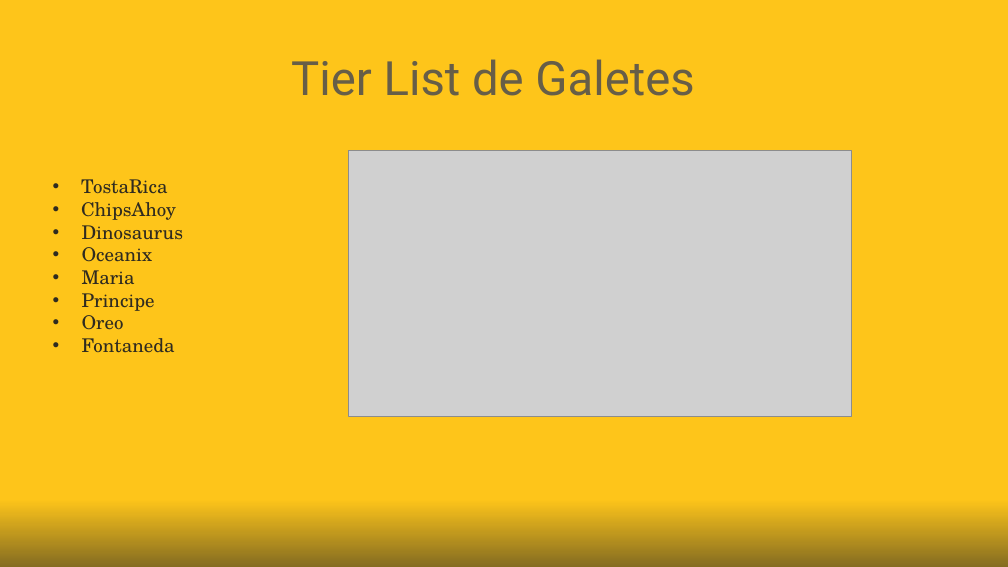
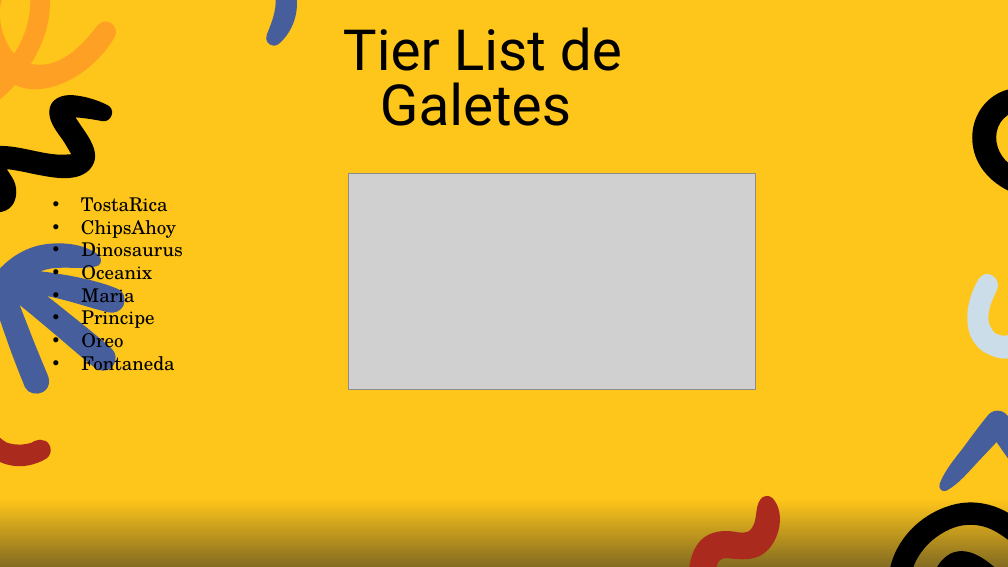
Before and after one commit to SebastianConstantinChiuariu/UD7.PM, a slide deck: slide 9 of OFFLINE/EXERCICI_3/Presentació WPS Office.pptx (slide 4 before the commit). Drawn at 1008x567 pixels with LibreOffice and Linux fonts; fonts in the diff are those of the drawing; grey boxes stand for pictures. Boxes give left, top, right and bottom in pixels: in the first picture for what was removed or moved away, otherwise in the second. Text is boxed around its words. In the diff, an @@ line names an element or a change of style, - is before the commit and + after.

```diff
--- a/OFFLINE/EXERCICI_3/Presentació WPS Office.pptx
+++ b/OFFLINE/EXERCICI_3/Presentació WPS Office.pptx
@@ title "Tier List de Galetes": place and size @@
-title "Tier List de Galetes" at [291,59,694,96]
+title "Tier List de Galetes" at [343,27,622,126]
@@ title "Tier List de Galetes" at [343,27,622,126]: size 45 to 54 pt, text colour #675E47 to #000000; line spacing 1 to 0.8 @@
@@ freeform shape added at [946,71,1008,263], fill #000000 @@
@@ text "TostaRica": place and size @@
-text "TostaRica" at [81,179,183,353]
+text "TostaRica" at [81,197,182,371]
@@ text "TostaRica" at [81,197,182,371]: text colour #2F2B20 to #000000 @@
@@ picture: place and size @@
-picture at [349,150,851,417]
+picture at [349,174,756,389]
@@ group added at [0,0,304,489]: 5 freeform shapes @@
@@ group added at [603,262,1008,567]: 4 freeform shapes @@
@@ freeform shape added at [916,534,1008,567], fill #000000 @@
```
Also in this commit, not shown: 3 other slides changed, 7 slides added, 2 slides removed.
